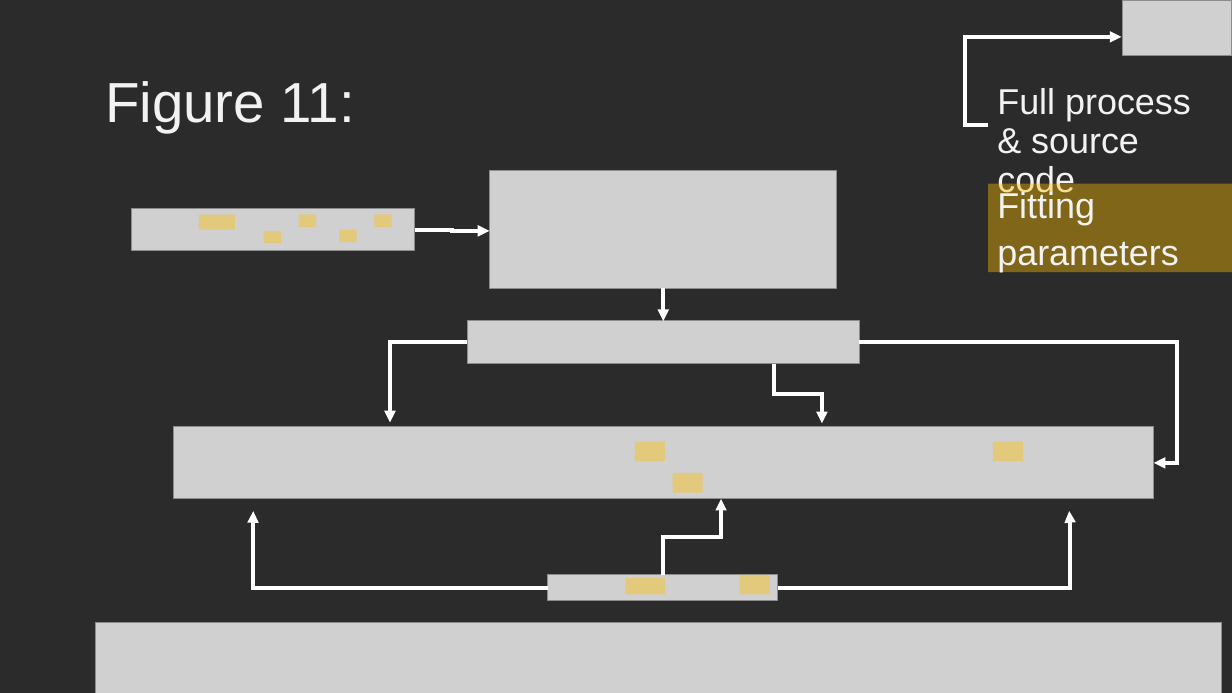
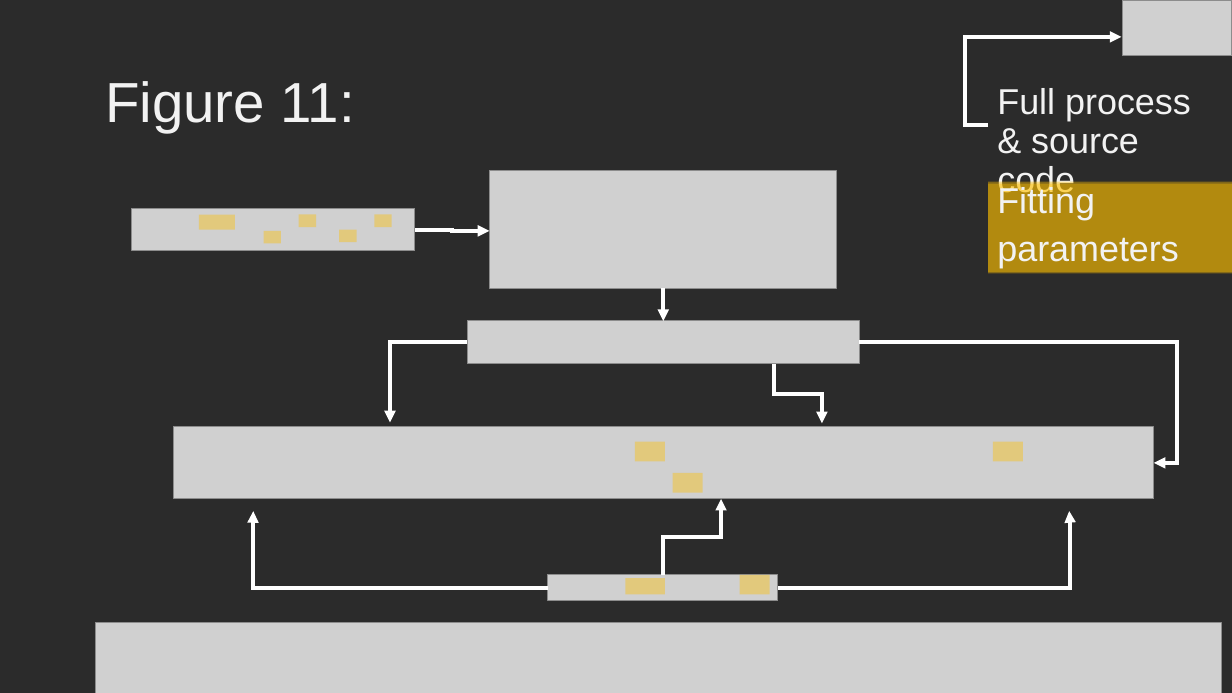
Before and after one commit to KiraSensei13/MNT_ITESM_courses, a slide deck: slide 4 of 2.2.ThermodynamicsOfMaterials/classActivity02/classActivity02.pptx. Drawn at 1232x693 pixels with LibreOffice and Linux fonts; fonts in the diff are those of the drawing; grey boxes stand for pictures; background and template pictures are left out; a plain dark background stands for a picture behind light text. Boxes give left, top, right and bottom in pixels: in the first picture for what was removed or moved away, otherwise in the second. Text is boxed around its words. In the diff, an @@ line names an element or a change of style, - is before the commit and + after.

```diff
--- a/2.2.ThermodynamicsOfMaterials/classActivity02/classActivity02.pptx
+++ b/2.2.ThermodynamicsOfMaterials/classActivity02/classActivity02.pptx
@@ rectangle "Fitting" resized from (x1=997, y1=190, x2=1179, y2=272) to (x1=988, y1=182, x2=1232, y2=274) @@
@@ rectangle "Fitting" at (x1=988, y1=182, x2=1232, y2=274): fill none to #FFC000 at 40% opacity @@
```
Also in this commit, not shown: 2 other slides changed, 3 slides added, 1 other file.
